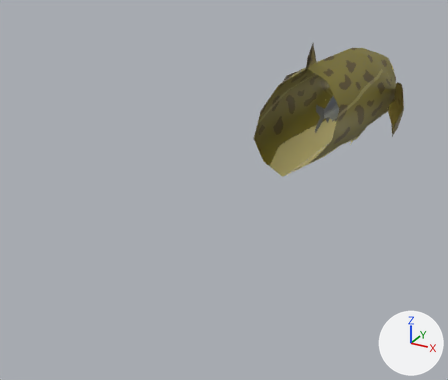
An edit to the FBX model Assets/Models/burbot00.fbx, drawn before and after from the same camera.
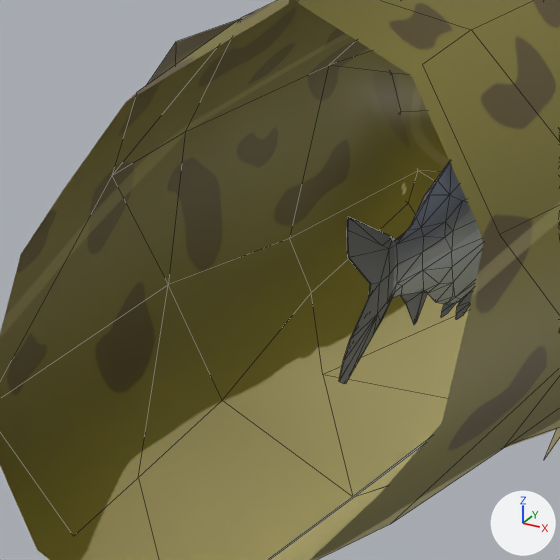
There are two pictures of each version: one whole from a camera (50 mm lens) standing at (0.633, -1.967, 0.558) and looking at (-0.118, -0.603, -0.124), one close up on the part from 57% to 79% of the width and 18% to 43% of the height. Every picture has the same lights, and +X, +Y and +Z are marked at lower right. The close-ups show mesh edges as thin lines. Everything nearer to the camera than a plane just in front of the edit is cut away. Where no turn or scale is listed for an object, it has been applied to the vertices.

The scene before the commit, as lines of its bpy script (objects in view):
```python
me_plane_020 = bpy.data.meshes.new('Plane.020')
me_plane_020.from_pydata(...)  # 302 vertices, 361 faces; spans x -0.036..0.036, y -0.236..0.114, z -0.061..0.061
me_plane_020.materials.append(mat_alewife_mat)  # picture img_alewife00_tex_png
me_plane_027 = bpy.data.meshes.new('Plane.027')
me_plane_027.from_pydata(...)  # 348 vertices, 357 faces; spans x -0.22..0.22, y -1.44..0.52, z -0.18..0.25
me_plane_027.materials.append(mat_burbot_mat)  # picture img_burbot00_tex_png
ob_alewife_final = bpy.data.objects.new('Alewife_final', me_plane_020)
ob_alewife_final.location = (0.0, 0.0, 0.0)
ob_burbot_final = bpy.data.objects.new('Burbot_final', me_plane_027)
ob_burbot_final.location = (0.0, 0.0, 0.0)
```
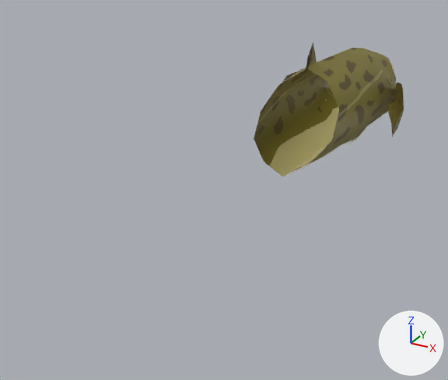
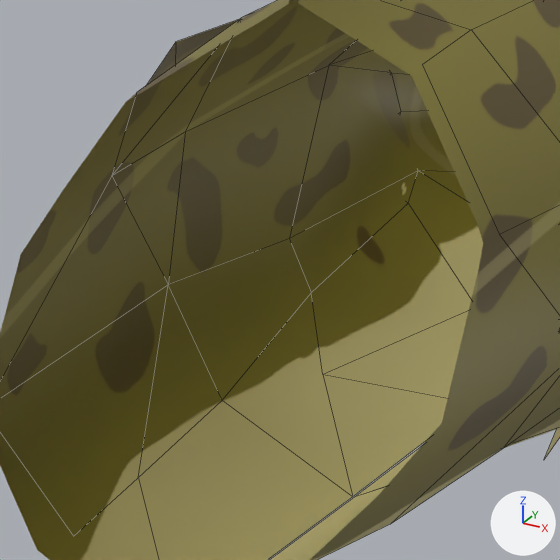
The newer file is also rescaled (x0.6) as a whole; pictures and numbers use the older file's frame.

Edits to the bpy script that builds the scene:
```text
Remove ob_alewife_final:
    ob_alewife_final = bpy.data.objects.new('Alewife_final', me_plane_020)
    ob_alewife_final.location = (0.0, 0.0, 0.0)
```

Changed parts and their boxes (x1, y1, x2, y2) in the close-ups (560 x 560 px):
'Alewife_final', deleted: before (339, 161, 483, 384)
